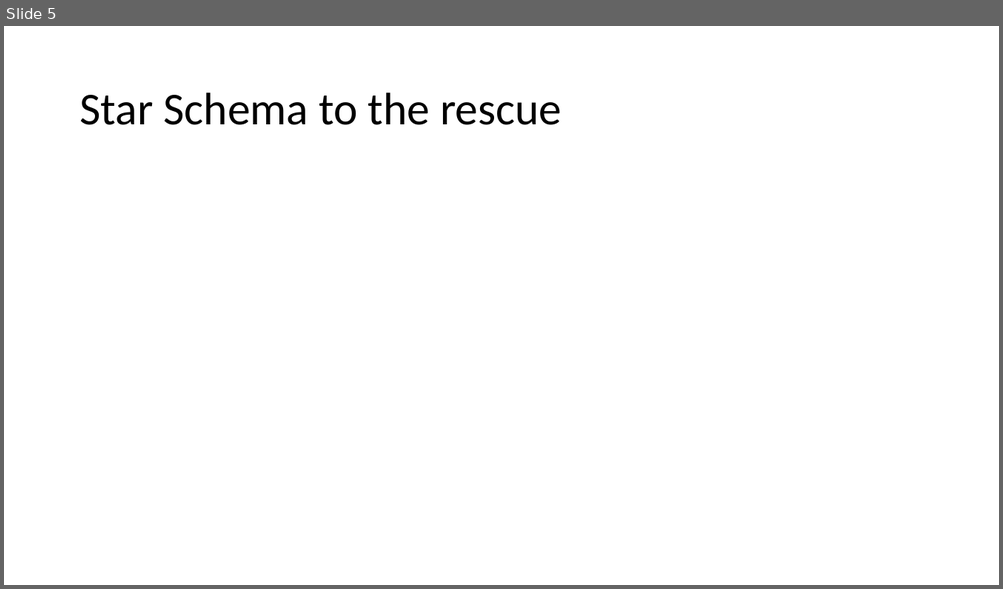
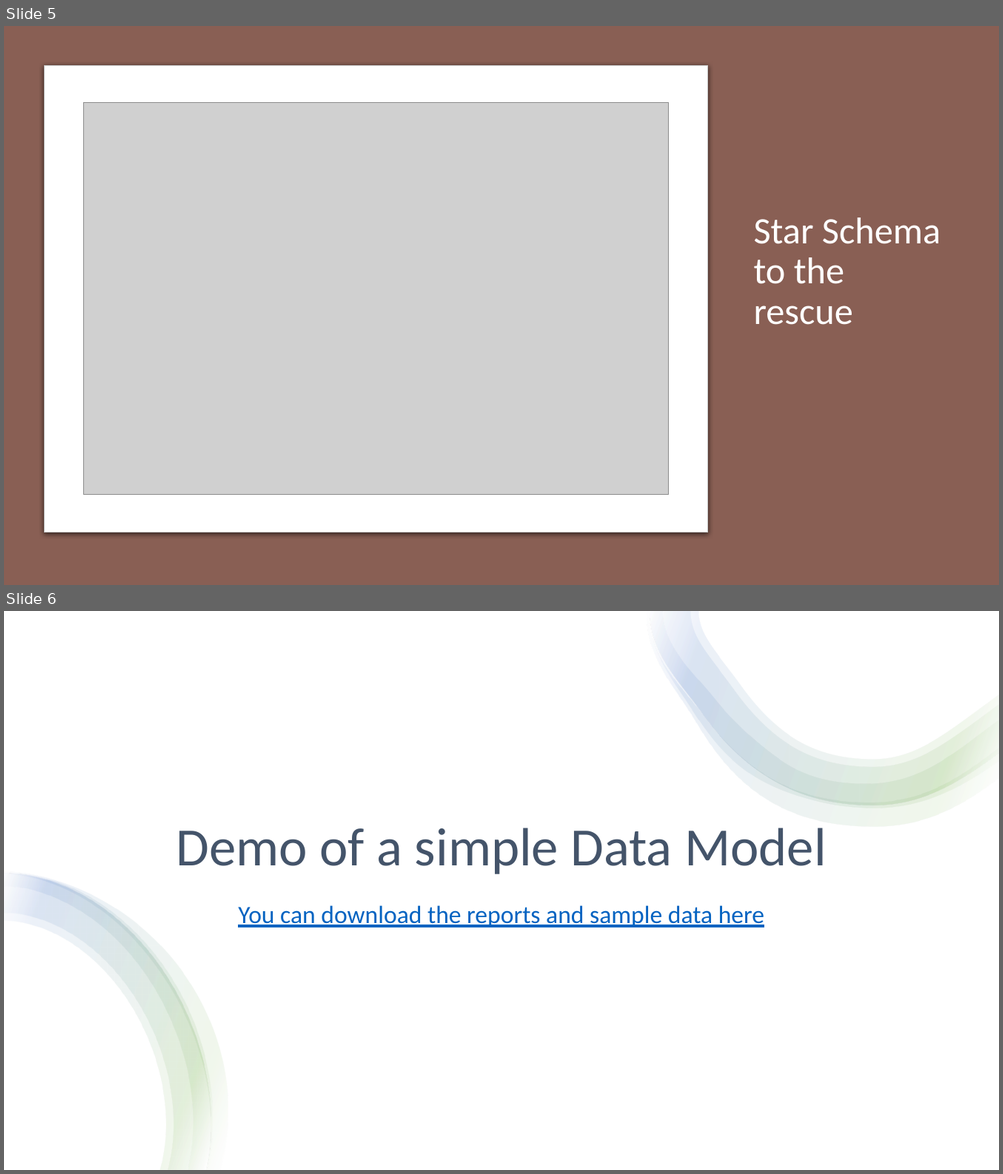
Before and after one commit to djouallah/projectcontrolpresentation, a slide deck: PowerBI as an integration tool in Project Controls.pptx. Shown one above the other, each under a label of ours: slide 5 before the commit, slides 5 and 6 after it. The pictures are 1003x589 and 1003x1174 pixels, drawn with LibreOffice and Linux fonts; fonts in the diff are those of the drawing; grey boxes stand for pictures. Boxes give left, top, right and bottom in pixels: in the first picture for what was removed or moved away, otherwise in the second. Text is boxed around its words. In the diff, an @@ line names an element or a change of style, - is before the commit and + after.

```diff
--- a/PowerBI as an integration tool in Project Controls.pptx
+++ b/PowerBI as an integration tool in Project Controls.pptx
@@ slide 6 added at box(4, 611, 999, 1170), background #FFFFFF @@
@@ rectangle added at box(4, 611, 999, 1170), fill #FFFFFF @@
@@ group added at box(646, 611, 999, 826): 4 freeform shapes @@
@@ title added at box(176, 828, 826, 874), 52 pt, text #44546A @@
+Demo of a simple Data Model
@@ group added at box(4, 872, 227, 1170): 4 freeform shapes @@
@@ text added at box(238, 906, 764, 928), 24 pt, text #0563C1, underline @@
+You can download the reports and sample data here
@@ slide 5 changed as well @@
@@ background #FFFFFF to #E7E6E6 @@
@@ rectangle added at box(4, 26, 999, 585), fill #895F54 @@
@@ rounded rectangle added at box(44, 65, 708, 533), fill #FFFFFF, outline #C8CACA 0.75 pt @@
@@ title "Star Schema to the rescue": place and size @@
-title "Star Schema to the rescue" at box(79, 93, 561, 125)
+title "Star Schema to the rescue" at box(754, 218, 940, 325)
@@ title "Star Schema to the rescue" at box(754, 218, 940, 325): size 44 to 36 pt, text colour #000000 to #FFFFFF @@
@@ picture added at box(84, 103, 668, 495) @@
```
Also in this commit, not shown: 4 other slides changed, 3 other slides added.
